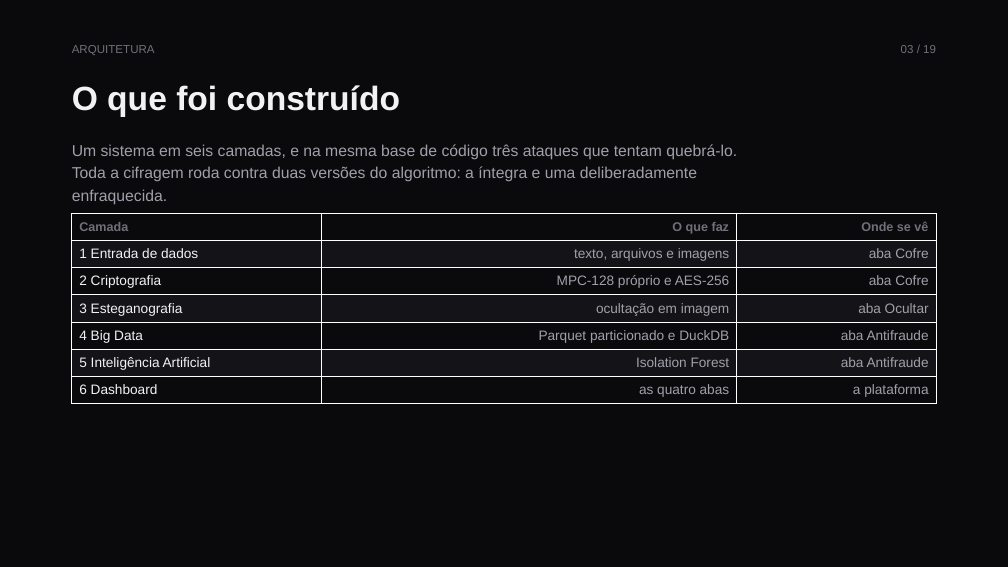
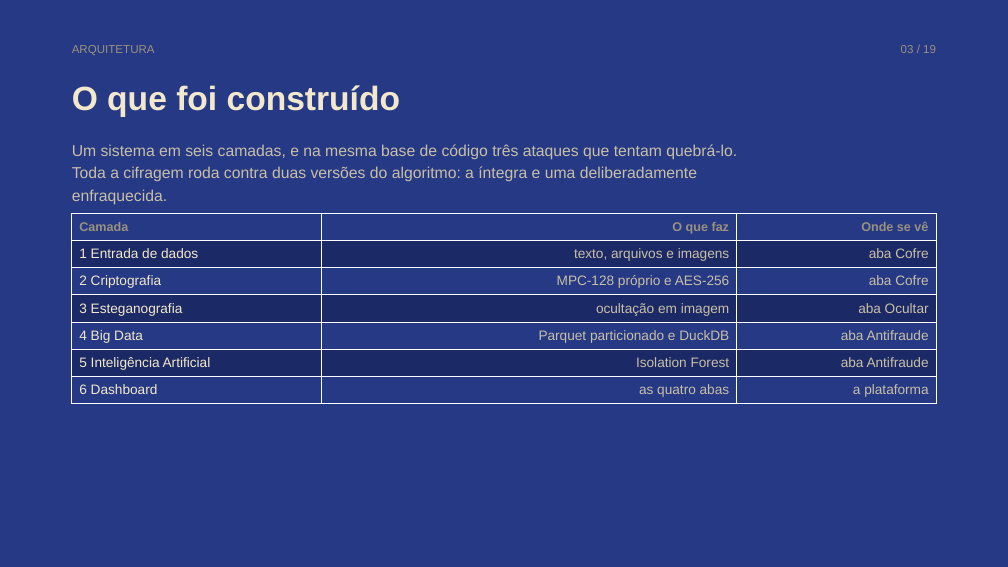
Before and after one commit to vinivent/MaxPay-Cyber, a slide deck: slide 3 of docs/MaxPay-apresentacao.pptx. Drawn at 1008x567 pixels with LibreOffice and Linux fonts; fonts in the diff are those of the drawing. Boxes give left, top, right and bottom in pixels: in the first picture for what was removed or moved away, otherwise in the second. Text is boxed around its words. In the diff, an @@ line names an element or a change of style, - is before the commit and + after.

```diff
--- a/docs/MaxPay-apresentacao.pptx
+++ b/docs/MaxPay-apresentacao.pptx
@@ background #0A0A0C to #253985 @@
@@ text "ARQUITETURA" at (x1=72, y1=45, x2=155, y2=55): text colour #70707A to #9A927D @@
@@ text "03 / 19" at (x1=901, y1=45, x2=936, y2=53): text colour #70707A to #9A927D @@
@@ text "O que foi construído" at (x1=72, y1=85, x2=400, y2=117): text colour #F2F2F4 to #F3E8CB @@
@@ text "Um sistema em seis camadas, ..." at (x1=72, y1=144, x2=737, y2=205): text colour #A0A0AA to #C9BFA6 @@
@@ table at (x1=72, y1=213, x2=937, y2=404) @@
@@ fill #0A0A0C to #253985 in 12 cells @@
@@ fill #141418 to #1B2A66 in 9 cells @@
@@ text colour #70707A to #9A927D in "Camada", "O que faz", "Onde se vê" @@
@@ text colour #F2F2F4 to #F3E8CB in "1 Entrada de dados", "2 Criptografia", "3 Esteganografia", "4 Big Data" and 2 more places @@
@@ text colour #A0A0AA to #C9BFA6 in "texto, arquivos e imagens", "aba Cofre", "MPC-128 próprio e AES-256", "aba Cofre" and 8 more places @@
```
Also in this commit, not shown: 18 other slides changed, 11 other files.
